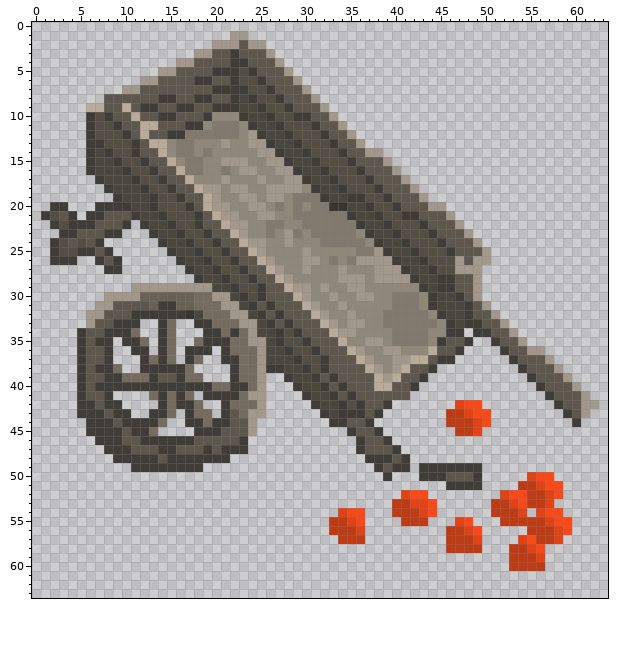
Pixel-art sprite: src/assets/wagon.png. The picture above is the old version.
The file is 512x512 pixels, drawn in blocks of 8x8; one block is one cell here. Colours within 5 levels of each other are drawn and written as one.
And afterwards:
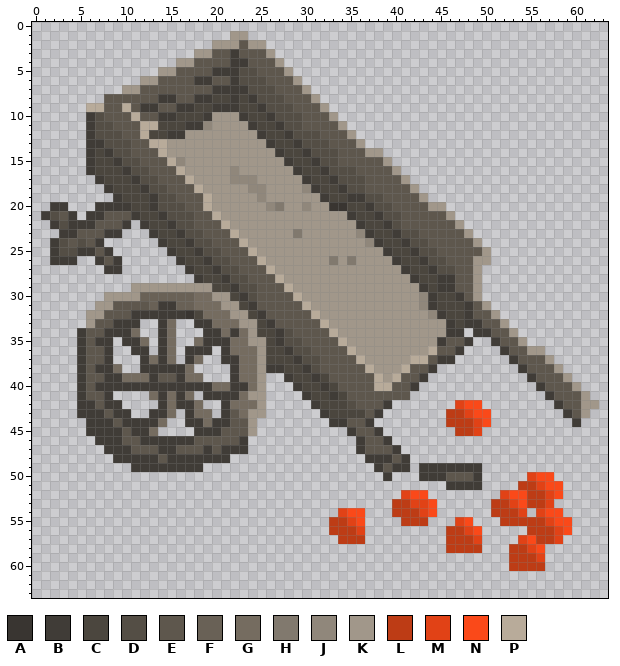
Palette (. is transparent): A #393531  B #403c37  C #4b463e  D #544e45  E #5e574d  F #696156  G #756c60  H #81796e  J #90877b  K #a1978a  L #bd3c15  M #e14216  N #fa4919  P #b8ab9a
From old to new:
Changed rows in their new state; - is an unchanged pixel.
first column x 8:
 5 ----------------D------------------------
 6 -----------------D-----------------------
 7 ------------------D----------------------
 8 ------------CC-----D---------------------
 9 ----------CC--------D--------------------
10 E-------CCC-KKK------DE------------------
11 -E----CCC---KKKK------EE-----------------
12 --E--CC--KKKKKKK--------E----------------
13 ---E---KKKKKK-KK---------E---------------
14 ---E---KKKKKKKKKK---------E--------------
15 ----E----KKKK---KK--------EE-------------
16 -----E---KKKKK---KK---------E------------
17 ------E---KKK-----KK---------E-----------
18 -------E-----K---------------EE----------
19 --------E----KK-----KKKK-------E---------
20 ---------E----KK----KK-KK-------E--------
21 ----------E----KK--KKKKKKKK------EE------
22 ----------E-----KKKKKKKKKKKK-----EEE-----
23 -----------E----KKKK--KKKKKK-------EE----
24 ------------E-----KK-KKKKKKKK-------EE---
25 -------------E----KKKK-KKKKKKK-------EE--
26 --------------E----KKK--K-K-----------EE-
27 ---------------E----KK-KKK-KKK---------EE
28 ----------------E----KKKKK---K-----------
29 -----------------E-----K-KK--KKKKKK------
30 -----------------E-----KK-KK--KKKKK------
31 ------------------E-----KK-KKKKKKKK------
32 -------------------E-----KK-KKKKKKKK-----
33 --------------------E-----K--KKKKKKKKK---
34 ---------------------E------KKKKKKKKKK---
35 ----------------------E----KK--KKKKKK----
36 -----------------------E-----KK--KKK-----
37 ------------------------E-----KK---------
38 ------------------------E------K---------
39 ------------------------CE---------------
40 -------------------------CE--------------
41 --------------------------CE-------------
42 --------------------------C-E------------
43 --------------------------CCC------------
Boxes around the changes in both pictures, in picture pixels (x1, y1, x2, y2):
changed: (104, 67, 473, 418)
